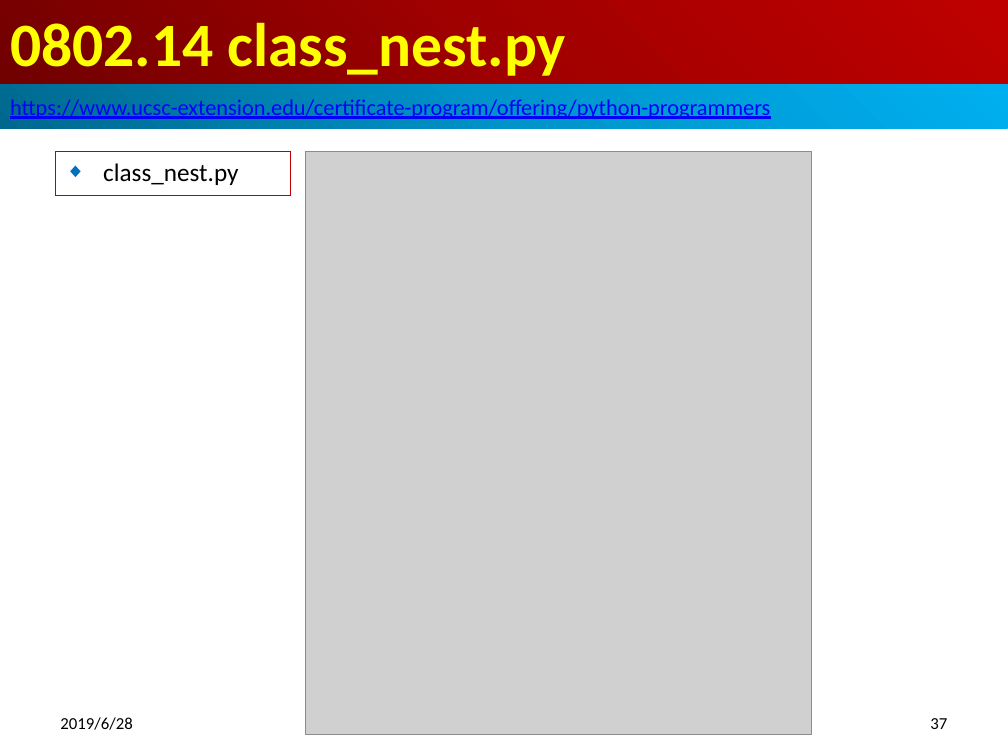
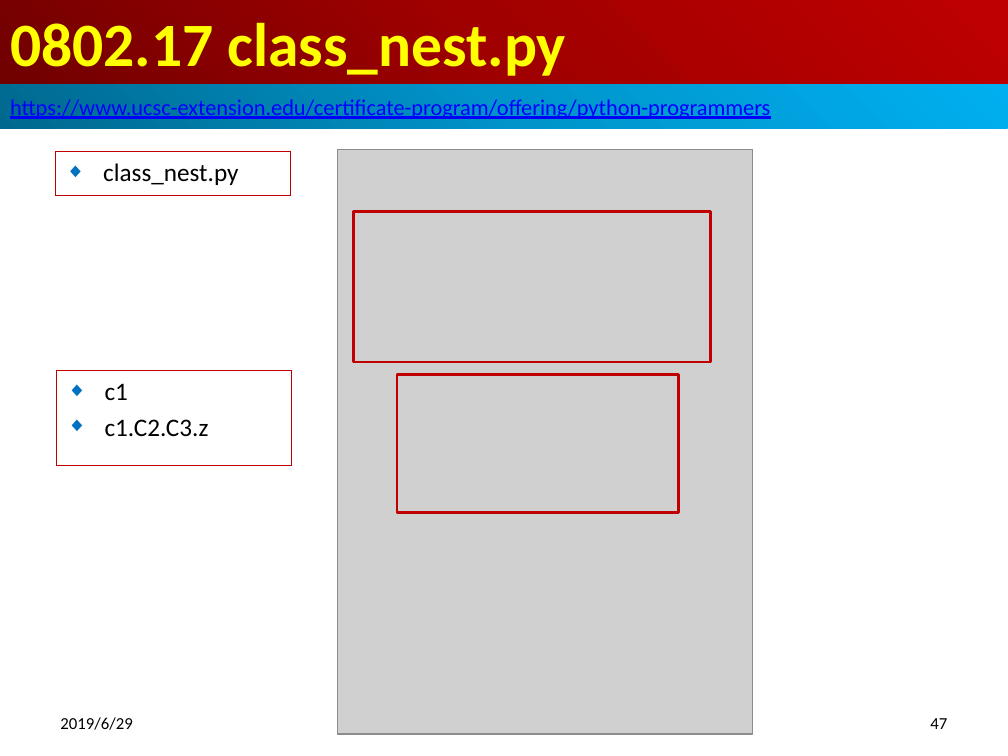
Before and after one commit to pchen0723/700-Python-Adv, a slide deck: slide 47 of 08_ModuleWrap/0802_Wrap.pptx (slide 37 before the commit). Drawn at 1008x756 pixels with LibreOffice and Linux fonts; fonts in the diff are those of the drawing; grey boxes stand for pictures. Boxes give left, top, right and bottom in pixels: in the first picture for what was removed or moved away, otherwise in the second. Text is boxed around its words. In the diff, an @@ line names an element or a change of style, - is before the commit and + after.

```diff
--- a/08_ModuleWrap/0802_Wrap.pptx
+++ b/08_ModuleWrap/0802_Wrap.pptx
@@ title at (10,22,566,76): text changed @@
-0802.14 class_nest.py
+0802.17 class_nest.py
@@ picture: place and size @@
-picture at (305,151,811,735)
+picture at (338,149,753,734)
@@ rectangle added at (353,212,710,363), outline #C00000 2 pt @@
@@ rectangle added at (56,371,291,466), outline #C00000 0.75 pt, 18 pt, text #000000 @@
+◆ c1
+◆ c1.C2.C3.z
@@ rectangle added at (397,375,678,513), outline #C00000 2 pt @@
@@ text at (60,717,132,730): text changed @@
-2019/6/28
+2019/6/29
@@ page number at (930,718,947,729): text changed @@
-37
+47
```
Also in this commit, not shown: 37 other slides changed, 18 slides added, 21 other files.
